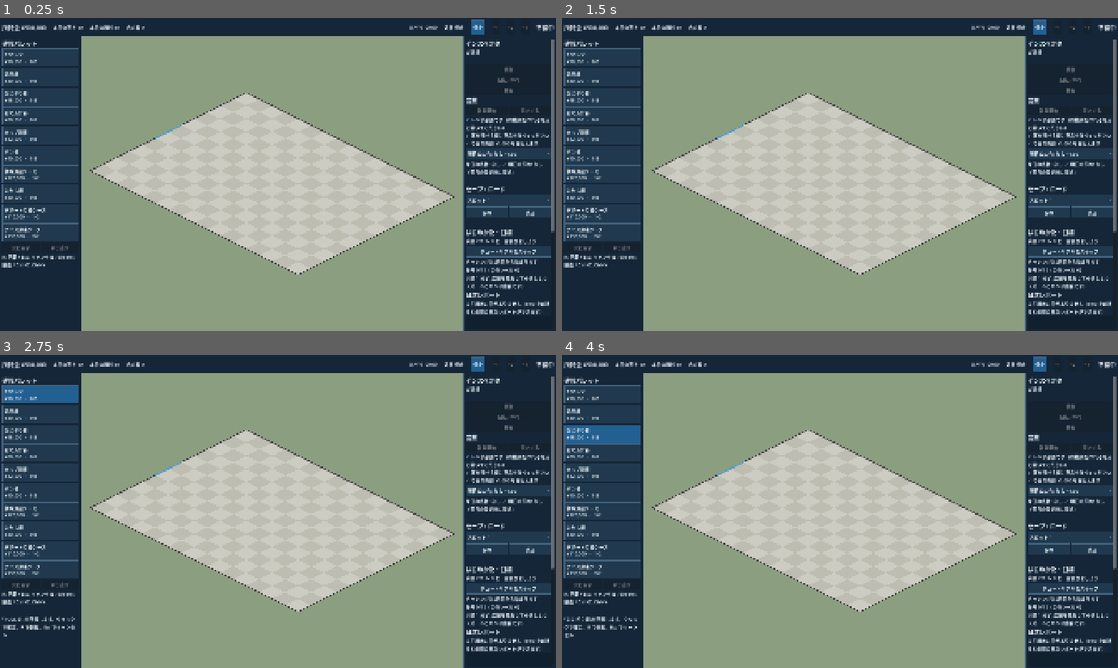
Above: before the commit, frames 1-4 (two rows, left to right).
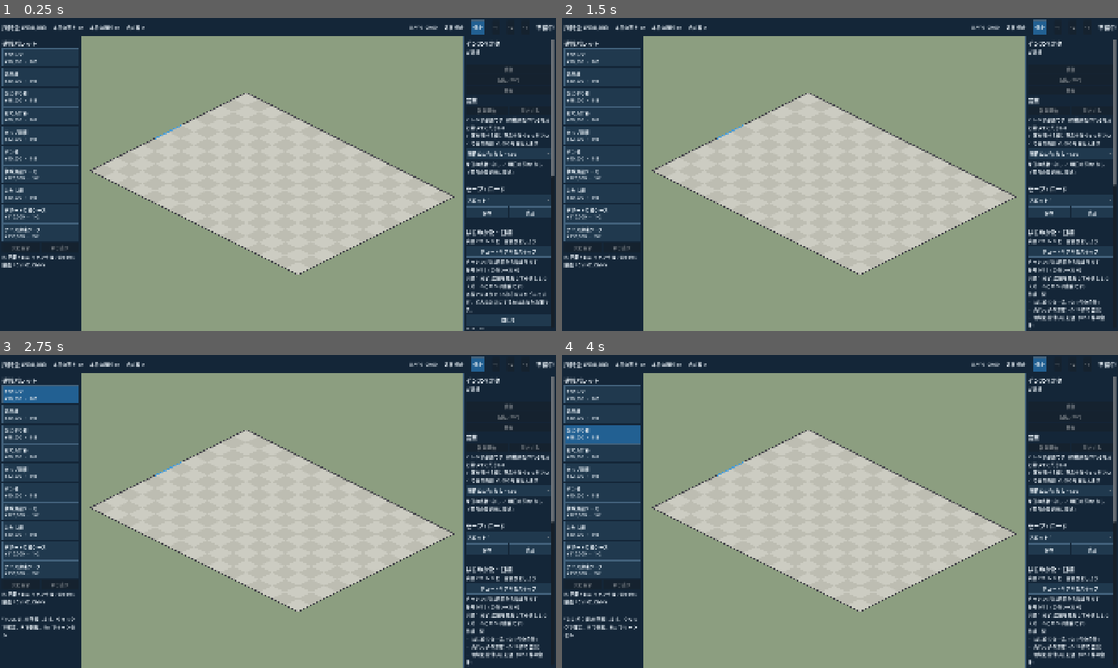
Above: after the commit, the same moments.

Repository: yn217/Convenience_store_Sim
Game: Godot game, scene res://scenes/main/Main.tscn
The game is run twice, just before and just after one commit, with the same random seed, the same clock (stepped at 60 frames per second) and the same inputs.
Inputs (mouse positions are in pixels of both pictures, inside the frame that each line leads up to):
- Up to frame 1 (0.25 s): no input
- Up to frame 2 (1.5 s): click (1067, 318) at 0.5 s, where only the run after the commit has a clickable "閉じる"; click "停止" at 1.25 s
- Up to frame 3 (2.75 s): click "POSレジ ¥90,000 ・ 1×2" at 2 s
- Up to frame 4 (4 s): click "汎用棚 ¥40,000 ・ 1×2" at 2.75 s; click "おにぎり棚 ¥45,000 ・ 1×2" at 3.5 s

The runs differ from the first frame. In frame 1, 1.1% of the frame differs, in the area x 83-100%, y 50-100%; in frame 2, 0.7%; in frame 3, 0.7%; in frame 4, 0.7%.

Commit message:
feat: assistant cue cards and achievement list (#32)
Fixed local assistant texts chosen from state, DISMISS_STORY_CUE command (saved), and an achievements list with progress.

Co-Authored-By: Claude Sonnet 5.5 <noreply@anthropic.com>

Diff:
--- /dev/null
+++ b/scripts/application/assistant_service.gd
@@ -0,0 +1,41 @@
+class_name AssistantService
+extends RefCounted
+## Manager-assistant cues (15 §5). Fixed local texts only; which cue applies is decided from state
+## (never from clicks). A cue stays eligible until the player dismisses it, and a dismissed cue is
+## saved in progression_state.dismissed_story_cue_ids, so it never returns after a load.
+## Order = the order of the story: the first eligible cue the player has not dismissed is shown.
+
+const CUES: Array[String] = [
+	"story_start", "story_register", "story_first_restock", "story_first_sale", "story_first_profit",
+	"story_sold_out", "story_queue_giveup", "story_event",
+]
+
+
+## Cue ids whose condition holds right now (dismissed or not).
+static func eligible(state: GameState) -> Array[String]:
+	var out: Array[String] = []
+	var p: Dictionary = state.progression_state
+	var step := int(p["tutorial_step_index"])
+	out.append("story_start")
+	if step >= 2:
+		out.append("story_register")
+	if step >= 5:
+		out.append("story_first_restock")
+	if int(state.progression_totals["sales"]) >= 1:
+		out.append("story_first_sale")
+	if p["completed_milestone_ids"].has("ms_first_profit"):
+		out.append("story_first_profit")
+	if int(state.rate_stats["stockouts"]) > 0:
+		out.append("story_sold_out")
+	if int(state.rate_stats["abandoned"]) > 0:
+		out.append("story_queue_giveup")
+	return out
+
+
+## The cue to show now, or "" when everything eligible has been dismissed.
+static func current(state: GameState) -> String:
+	var dismissed: Array = state.progression_state["dismissed_story_cue_ids"]
+	for id in eligible(state):
+		if not dismissed.has(id):
+			return id
+	return ""
--- a/scripts/application/game_commands.gd
+++ b/scripts/application/game_commands.gd
@@ -49,6 +49,8 @@
 			result = _remove(command_id, command)
 		&"SET_PRICE":
 			result = _set_price(command_id, command)
+		&"DISMISS_STORY_CUE":
+			result = _dismiss_story_cue(command_id, command)
 		&"SET_TUTORIAL_SKIPPED":
 			result = _set_tutorial_skipped(command_id, command)
 		&"SET_NEXT_DAY_AD":
@@ -121,6 +123,21 @@
 	if speed != 0:
 		_state.last_nonzero_speed = speed
 	var events: Array[String] = ["%s:SPEED_CHANGED" % command_id]
+	return _commit(command_id, events)
+
+
+# ---------------------------------------------------------------- assistant cues
+
+## Closes an assistant card for good (saved). Only known cue ids are accepted; closing one twice is a no-op error.
+func _dismiss_story_cue(command_id: String, command: Dictionary) -> CommandResult:
+	var cue = command.get("cue_id")
+	if typeof(cue) != TYPE_STRING or not AssistantService.CUES.has(cue):
+		return _fail(&"INVALID_OPERATION", &"command_malformed")
+	var dismissed: Array = _state.progression_state["dismissed_story_cue_ids"]
+	if dismissed.has(cue):
+		return _fail(&"INVALID_OPERATION", &"no_change")
+	dismissed.append(cue)
+	var events: Array[String] = ["%s:STORY_CUE_DISMISSED" % command_id]
 	return _commit(command_id, events)
 
 
--- a/scripts/application/game_state.gd
+++ b/scripts/application/game_state.gd
@@ -182,6 +182,8 @@
 		"daily_reports": daily_reports.duplicate(true),
 		"today": today_summary(),
 		"progression": progression_state.duplicate(true),
+		"story_cue": AssistantService.current(self),
+		"milestone_progress": ProgressionService.milestone_progress(self),
 		"opening": BusinessService.opening_report(self) if business_state == SETUP else {},
 		"visit_stats": visit_stats.duplicate(),
 		"rate_stats": rate_stats.duplicate(),
--- a/scripts/application/progression_service.gd
+++ b/scripts/application/progression_service.gd
@@ -196,6 +196,19 @@
 			events.append({"kind": "MILESTONE", "id": m["milestone_id"], "badge_id": m["reward"]["badge_id"]})
 
 
+## Every milestone with its current value, for the achievements page (SCR-18).
+static func milestone_progress(state: GameState) -> Array[Dictionary]:
+	var out: Array[Dictionary] = []
+	var done: Array = state.progression_state["completed_milestone_ids"]
+	for m in state.milestones:
+		var value := metric_value(state, m["metric"], m["threshold"])
+		out.append({
+			"milestone_id": m["milestone_id"], "name_ja": m["name_ja"], "metric": m["metric"], "threshold": m["threshold"],
+			"value": mini(value, int(m["threshold"])), "done": done.has(m["milestone_id"]),
+		})
+	return out
+
+
 ## Level = how many milestones are done; a progress title, not a strength bonus.
 static func level(state: GameState) -> int:
 	return state.progression_state["completed_milestone_ids"].size()
--- a/scripts/presentation/progression_controller.gd
+++ b/scripts/presentation/progression_controller.gd
@@ -13,6 +13,9 @@
 var _milestones: Label
 var _notices: Label
 var _toggle: Button
+var _assistant: Label
+var _dismiss: Button
+var _achievements: Label
 var _history: Array[String] = []
 var _snap: Dictionary = {}
 var _seq: int = 0
@@ -38,7 +41,14 @@
 	_milestones.autowrap_mode = TextServer.AUTOWRAP_WORD_SMART
 	_notices = Label.new()
 	_notices.autowrap_mode = TextServer.AUTOWRAP_WORD_SMART
-	for c in [_card, _toggle, _challenge, _milestones, _notices]:
+	_assistant = Label.new()
+	_assistant.autowrap_mode = TextServer.AUTOWRAP_WORD_SMART
+	_dismiss = Button.new()
+	_dismiss.text = "閉じる"
+	_dismiss.pressed.connect(dismiss_cue)
+	_achievements = Label.new()
+	_achievements.autowrap_mode = TextServer.AUTOWRAP_WORD_SMART
+	for c in [_card, _toggle, _challenge, _milestones, _notices, _assistant, _dismiss, _achievements]:
 		_body.add_child(c)
 	apply_snapshot({"progression": {"tutorial_skipped": false, "tutorial_step_index": 0, "completed_milestone_ids": [], "active_daily_challenge_id": null}})
 
@@ -53,6 +63,14 @@
 	var done: int = p["completed_milestone_ids"].size()
 	_milestones.text = "称号 %d/%d（店のレベル %d）" % [done, maxi(_milestone_defs.size(), done), done]
 	_notices.text = "\n".join(_history.slice(maxi(_history.size() - NOTICE_LINES, 0)))
+	var cue := String(snap.get("story_cue", ""))
+	_assistant.text = ("店長アシスタント: " + ProgressionText.assistant_text(cue)) if cue != "" else ""
+	_assistant.visible = cue != ""
+	_dismiss.visible = cue != ""
+	var lines: Array[String] = []
+	for entry in snap.get("milestone_progress", []):
+		lines.append(ProgressionText.progress_line(entry))
+	_achievements.text = "実績一覧\n" + "\n".join(lines) if not lines.is_empty() else ""
 
 
 ## Called by AppRoot with the achievements that happened since the last snapshot.
@@ -65,6 +83,11 @@
 		apply_snapshot(_snap)
 
 
+func dismiss_cue() -> CommandResult:
+	_seq += 1
+	return _app.run_command({"command_id": "ui_cue_%d" % _seq, "kind": &"DISMISS_STORY_CUE", "cue_id": String(_snap.get("story_cue", ""))})
+
+
 func toggle_tutorial() -> CommandResult:
 	_seq += 1
 	var skipped: bool = _snap.get("progression", {}).get("tutorial_skipped", false)
--- a/scripts/presentation/progression_text.gd
+++ b/scripts/presentation/progression_text.gd
@@ -67,3 +67,23 @@
 		"daily_operating_profit_at_least":
 			return "円以上の黒字の日"
 	return ""
+
+const ASSISTANT := {
+	"story_start": "小さなコンビニですが、どんなお店にするかはあなた次第です。",
+	"story_register": "会計の準備ができました。次は売場を作りましょう。",
+	"story_first_restock": "棚がにぎやかになってきました。開店してお客さんの反応を見ましょう。",
+	"story_first_sale": "はじめての商品が売れました！ 在庫と現金を確認できます。",
+	"story_first_profit": "今月ではなく、今日は利益が出ています。仕入れの支払いと利益の違いにも注目しましょう。",
+	"story_sold_out": "この棚は売切れです。閉店して補充するか、次の営業の品揃えを工夫しましょう。",
+	"story_queue_giveup": "行列で帰ったお客さんがいます。レジ周辺の動線を見直すと改善するかもしれません。",
+	"story_event": "今日は飲料が人気です。棚を補充していたら売れ方の違いが見えるかもしれません。",
+}
+
+
+static func assistant_text(cue_id: String) -> String:
+	return ASSISTANT.get(cue_id, "")
+
+
+## One line per milestone for the achievements page: mark, name, and how far along it is.
+static func progress_line(entry: Dictionary) -> String:
+	return "%s %s（%d/%d %s）" % ["✓" if entry["done"] else "・", entry["name_ja"], int(entry["value"]), int(entry["threshold"]), metric_unit(entry["metric"])]
--- a/tests/scene/test_onboarding.gd
+++ b/tests/scene/test_onboarding.gd
@@ -86,3 +86,37 @@
 	t.ok(bc._status.text.contains("支払えず") and bc._status.text.contains("未払い ¥1,500") and bc._status.text.contains("セーブ"), bc._status.text)
 	r[0].queue_free()
 	await tree.process_frame
+
+
+func test_assistant_cues_show_in_order_and_stay_dismissed(t, tree) -> void:
+	var r: Array = await _boot(tree)
+	var app: Node = r[1]
+	var pc: ProgressionController = r[2]
+	t.eq(pc._snap["story_cue"], "story_start")
+	t.ok(pc._assistant.visible and pc._assistant.text.contains("どんなお店"))
+	t.ok(pc.dismiss_cue().ok)
+	t.eq(pc._snap["story_cue"], "", "nothing else is eligible yet")
+	t.ok(not pc._assistant.visible)
+	t.eq(pc.dismiss_cue().code, &"INVALID_OPERATION", "no cue to close")
+	_cmd(app, "a1", &"PLACE_FIXTURE", {"type_id": "register_basic", "x": 8, "y": 5, "rotation": 0})
+	t.eq(pc._snap["story_cue"], "story_register")
+	app.state.rate_stats["stockouts"] = 1
+	t.ok(pc.dismiss_cue().ok)
+	t.eq(pc._snap["story_cue"], "story_sold_out", "the next eligible cue follows")
+	# Dismissals are saved and survive a load.
+	var saved := SaveGame.to_dict(app.state, "s", "2026-01-01T00:00:00Z")
+	t.ok(saved["progression_state"]["dismissed_story_cue_ids"].has("story_register"))
+	t.eq(app.run_command({"command_id": "a9", "kind": &"DISMISS_STORY_CUE", "cue_id": "nope"}).code, &"INVALID_OPERATION")
+	t.eq(AssistantService.CUES.size(), ProgressionText.ASSISTANT.size(), "every cue has a text")
+	r[0].queue_free()
+	await tree.process_frame
+
+
+func test_achievement_list_shows_progress(t, tree) -> void:
+	var r: Array = await _boot(tree)
+	var pc: ProgressionController = r[2]
+	t.eq(pc._snap["milestone_progress"].size(), 12)
+	t.ok(pc._achievements.text.begins_with("実績一覧"))
+	t.ok(pc._achievements.text.contains("・ "), "unfinished entries show as open")
+	r[0].queue_free()
+	await tree.process_frame
Not shown, added: scripts/application/assistant_service.gd.uid
